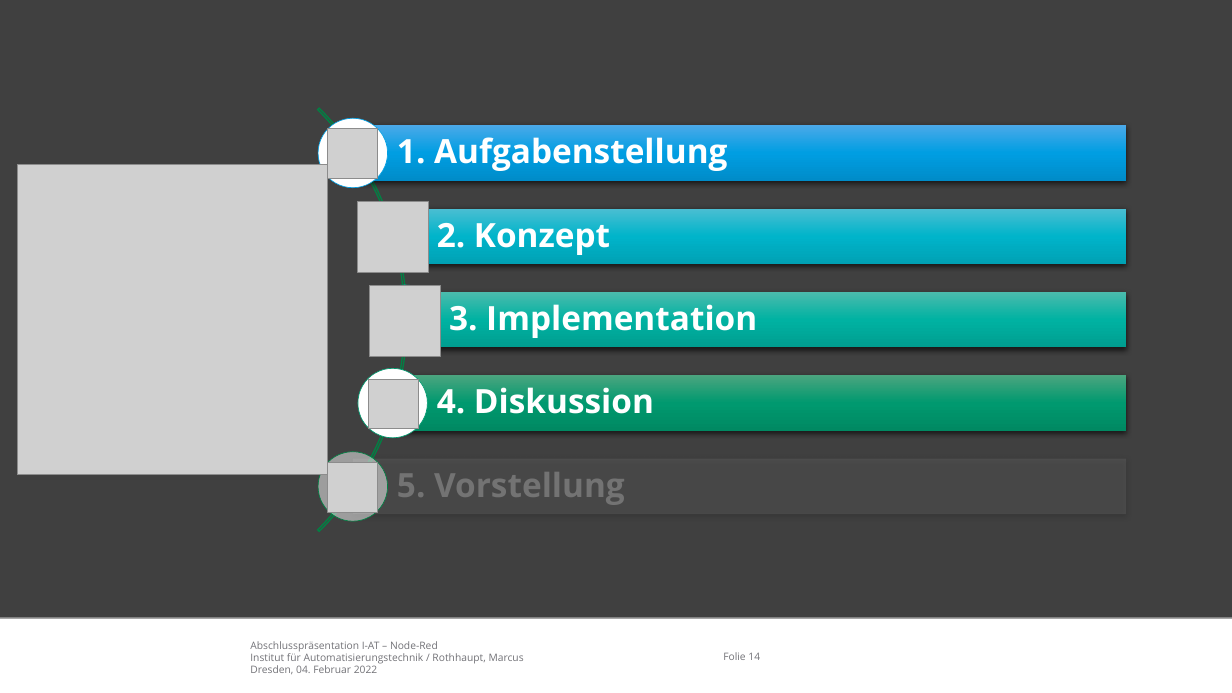
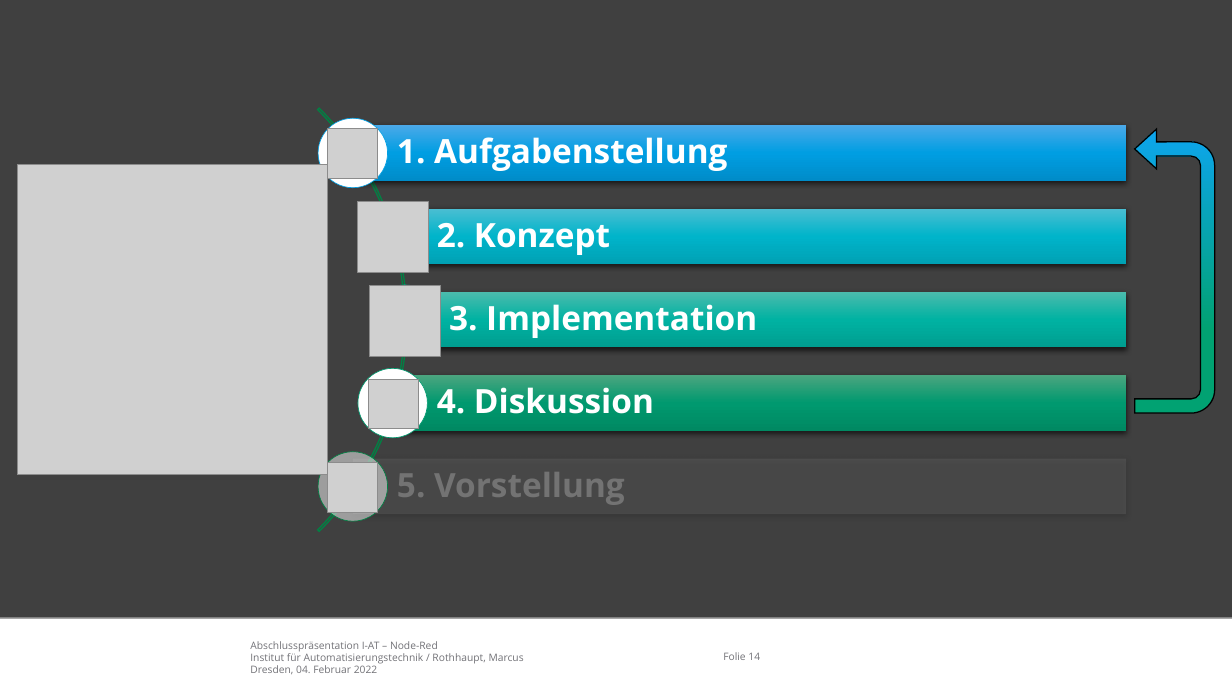
Before and after one commit to appist-dev/agteletud-node-red, a slide deck: slide 14 of docs/presentation/Abschlusspräsentation Node-Red.pptx. Drawn at 1232x693 pixels with LibreOffice and Linux fonts; fonts in the diff are those of the drawing; grey boxes stand for pictures; background and template pictures are left out. Boxes give left, top, right and bottom in pixels: in the first picture for what was removed or moved away, otherwise in the second. Text is boxed around its words. In the diff, an @@ line names an element or a change of style, - is before the commit and + after.

```diff
--- a/docs/presentation/Abschlusspräsentation Node-Red.pptx
+++ b/docs/presentation/Abschlusspräsentation Node-Red.pptx
@@ uturn arrow added at (x1=1135, y1=129, x2=1215, y2=413), fill gradient #01A272 to #0DA5EE, outline #000000 1 pt @@
```
Also in this commit, not shown: 8 other slides changed, 2 slides added, 1 other file.
